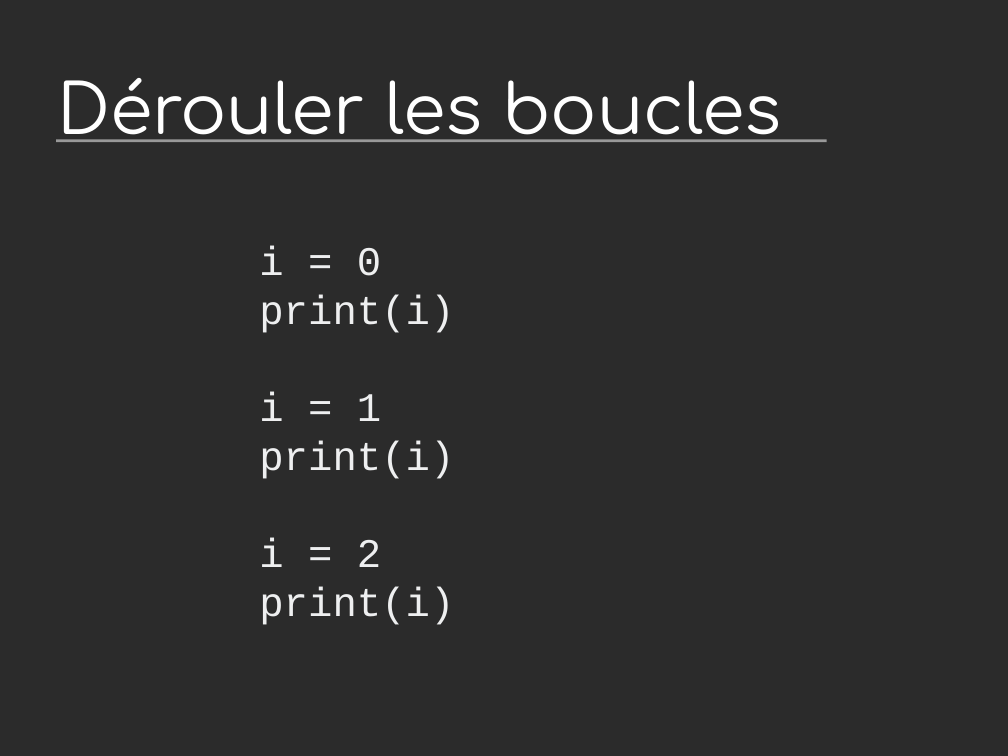
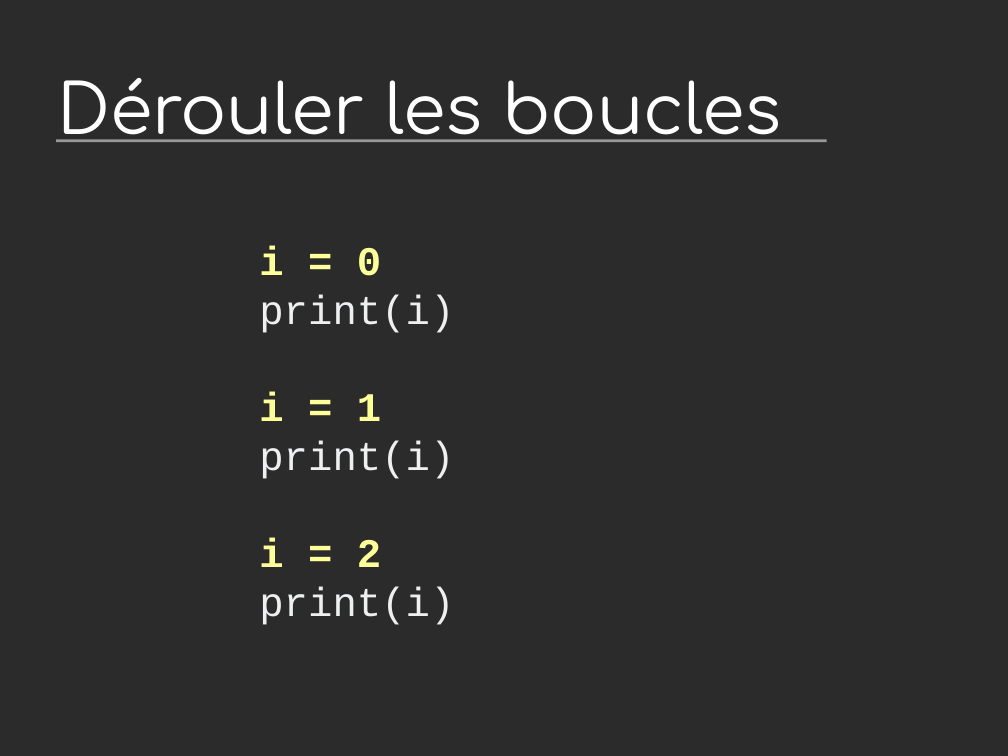
Before and after one commit to vstinner/talks, a slide deck: slide 13 of 2015-dev-var-Toulon/fat_python.odp. Drawn at 1008x756 pixels with LibreOffice and Linux fonts; fonts in the diff are those of the drawing; background and template pictures are left out; a plain dark background stands for a picture behind light text. Boxes give left, top, right and bottom in pixels: in the first picture for what was removed or moved away, otherwise in the second. Text is boxed around its words. In the diff, an @@ line names an element or a change of style, - is before the commit and + after.

```diff
--- a/2015-dev-var-Toulon/fat_python.odp
+++ b/2015-dev-var-Toulon/fat_python.odp
@@ text "i = 0 print(i) i ..." at [259, 245, 454, 625]: text colour #EEEFF0 to #FFFF99, bold on in "i = 0 i = 1 i ..." @@
```
Also in this commit, not shown: 3 other slides changed, 1 other file.
